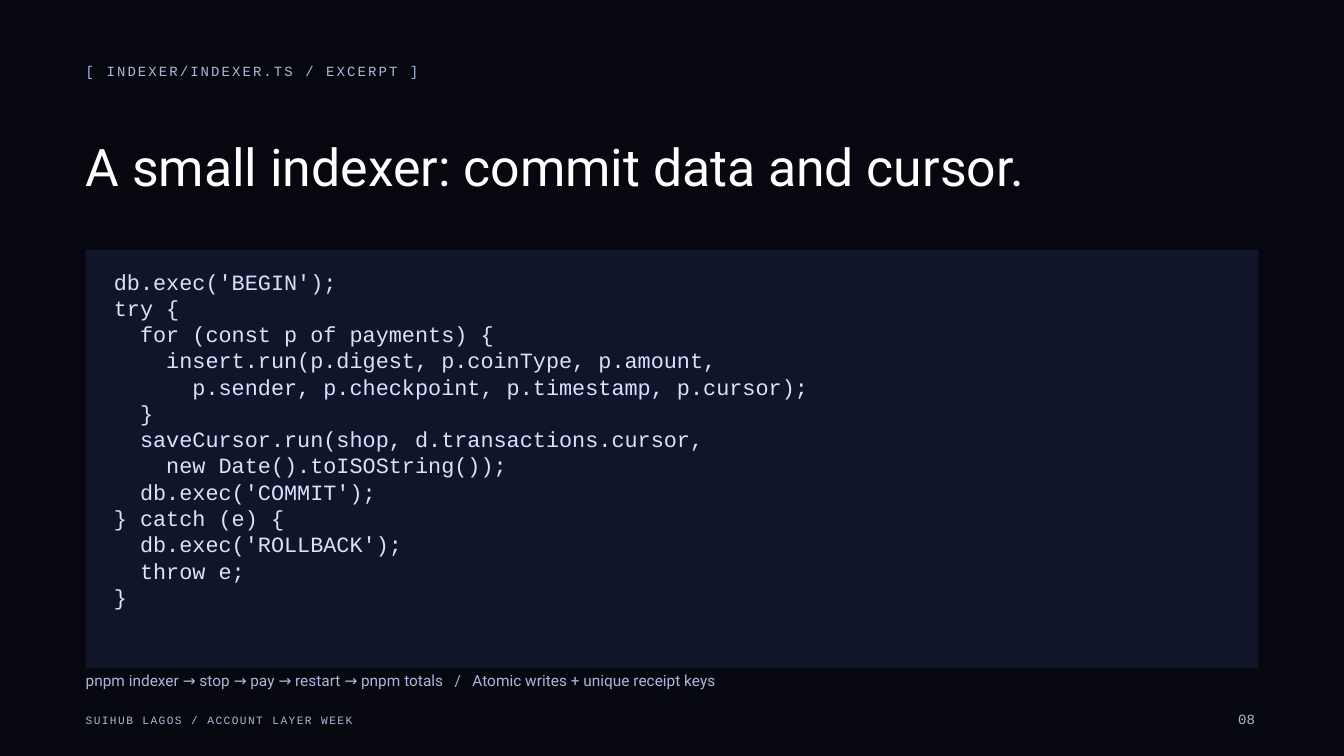
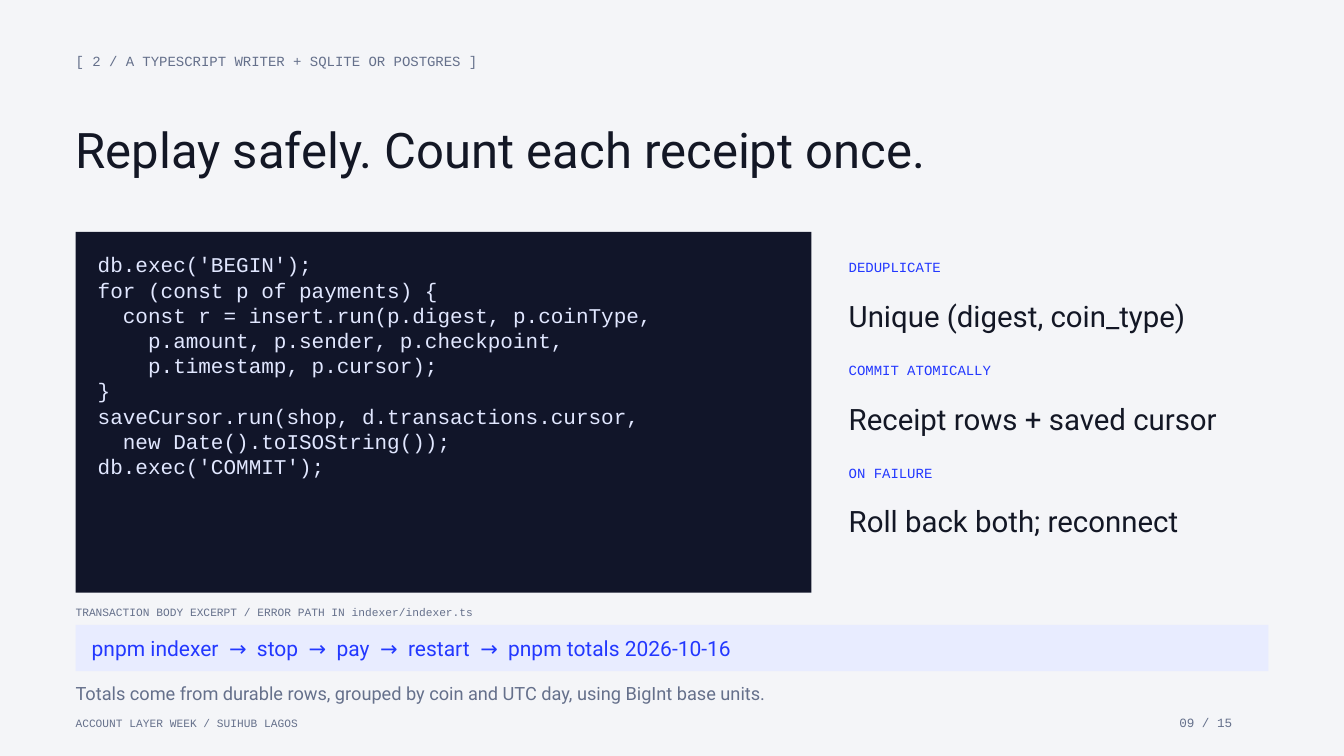
Before and after one commit to Nuel-osas/day3-till, a slide deck: slide 9 of teaching/Day3_Till_Live_Data_Seedless_Style.pptx (slide 8 before the commit). Drawn at 1344x756 pixels with LibreOffice and Linux fonts; fonts in the diff are those of the drawing. Boxes give left, top, right and bottom in pixels: in the first picture for what was removed or moved away, otherwise in the second. Text is boxed around its words. In the diff, an @@ line names an element or a change of style, - is before the commit and + after.

Commit message:
Rebuild Day 3 as a worked data-stack and migration lesson

```diff
--- a/teaching/Day3_Till_Live_Data_Seedless_Style.pptx
+++ b/teaching/Day3_Till_Live_Data_Seedless_Style.pptx
@@ background #07080F to #F4F5F8 @@
@@ text added at [92, 56, 461, 69], 10 pt, text #65708B @@
+[ 2 / A TYPESCRIPT WRITER + SQLITE OR POSTGRES ]
@@ text removed at [107, 66, 397, 76] @@
-[ INDEXER/INDEXER.TS / EXCERPT ]
@@ text added at [76, 130, 925, 179], 35 pt, text #131725 @@
+Replay safely. Count each receipt once.
@@ text removed at [86, 147, 1024, 187] @@
-A small indexer: commit data and cursor.
@@ rectangle: place and size @@
-rectangle at [86, 250, 1258, 668]
+rectangle at [76, 232, 812, 593]
@@ text at [98, 258, 639, 479]: size 15.7 to 15 pt, text colour #D9E1FF to #E1E7FF in "db.exec('BEGIN');", "for (const p of payments) {", "}", "saveCursor.run(shop, d.transactions.cursor," and 2 more places @@
@@ text "db.exec('BEGIN');": place and size @@
-text "db.exec('BEGIN');" at [114, 274, 808, 583]
+text "db.exec('BEGIN');" at [98, 258, 651, 479]
@@ text added at [849, 262, 941, 272], 10 pt, text #2338FF @@
+DEDUPLICATE
@@ text at [114, 301, 153, 321]: paragraph removed @@
-try {
@@ text at [123, 308, 651, 378]: text changed; size 15.7 to 15 pt; text colour #D9E1FF to #E1E7FF @@
-insert.run(p.digest, p.coinType, p.amount,
-p.sender, p.checkpoint, p.timestamp, p.cursor);
+const r = insert.run(p.digest, p.coinType,
+p.amount, p.sender, p.checkpoint,
+p.timestamp, p.cursor);
@@ text added at [849, 303, 1186, 334], 21 pt, text #131725 @@
+Unique (digest, coin_type)
@@ text added at [849, 365, 991, 375], 10 pt, text #2338FF @@
+COMMIT ATOMICALLY
@@ text added at [849, 408, 1216, 436], 21 pt, text #131725 @@
+Receipt rows + saved cursor
@@ text added at [849, 468, 933, 478], 10 pt, text #2338FF @@
+ON FAILURE
@@ text at [140, 510, 402, 583]: paragraphs removed @@
-} catch (e) {
-db.exec('ROLLBACK');
-throw e;
-}
@@ text added at [849, 510, 1178, 536], 21 pt, text #131725 @@
+Roll back both; reconnect
@@ text added at [76, 608, 473, 616], 8 pt, text #65708B @@
+TRANSACTION BODY EXCERPT / ERROR PATH IN indexer/indexer.ts
@@ rectangle added at [76, 625, 1268, 671], fill #E8ECFF @@
@@ text at [92, 640, 731, 661]: text changed; size 11 to 15 pt; text colour #ACB8DB to #2338FF @@
-pnpm indexer → stop → pay → restart → pnpm totals / Atomic writes + unique receipt keys
+pnpm indexer → stop → pay → restart → pnpm totals 2026-10-16
@@ text added at [76, 686, 765, 704], 13 pt, text #65708B @@
+Totals come from durable rows, grouped by coin and UTC day, using BigInt base units.
@@ text at [76, 719, 298, 727]: text changed; text colour #ACB8DB to #65708B @@
-SUIHUB LAGOS / ACCOUNT LAYER WEEK
+ACCOUNT LAYER WEEK / SUIHUB LAGOS
@@ text added at [1179, 718, 1232, 727], 9 pt, text #65708B @@
+09 / 15
@@ text removed at [1238, 714, 1255, 724] @@
-08
```
Also in this commit, not shown: 3 other slides changed, 11 slides added, 11 slides removed, 9 other files.
